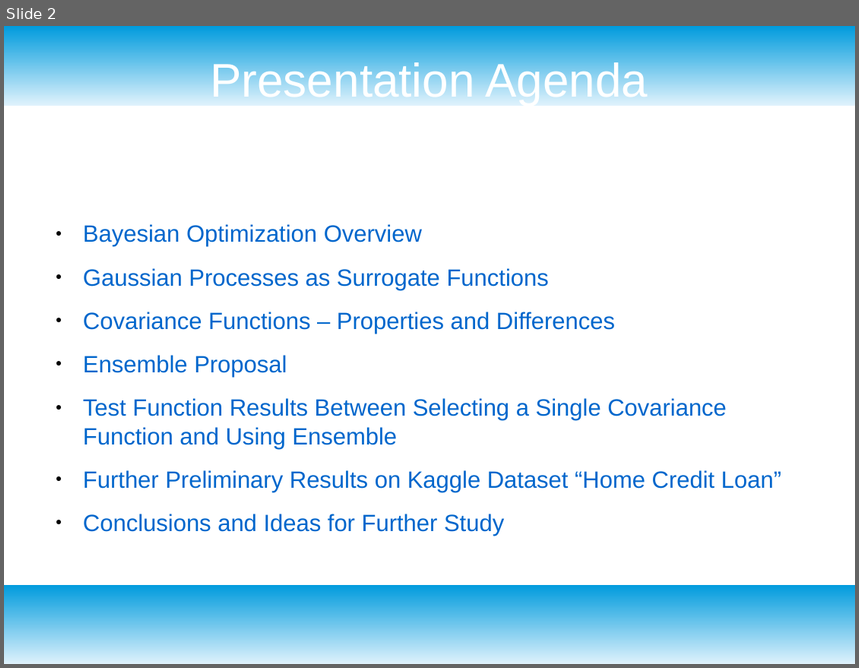
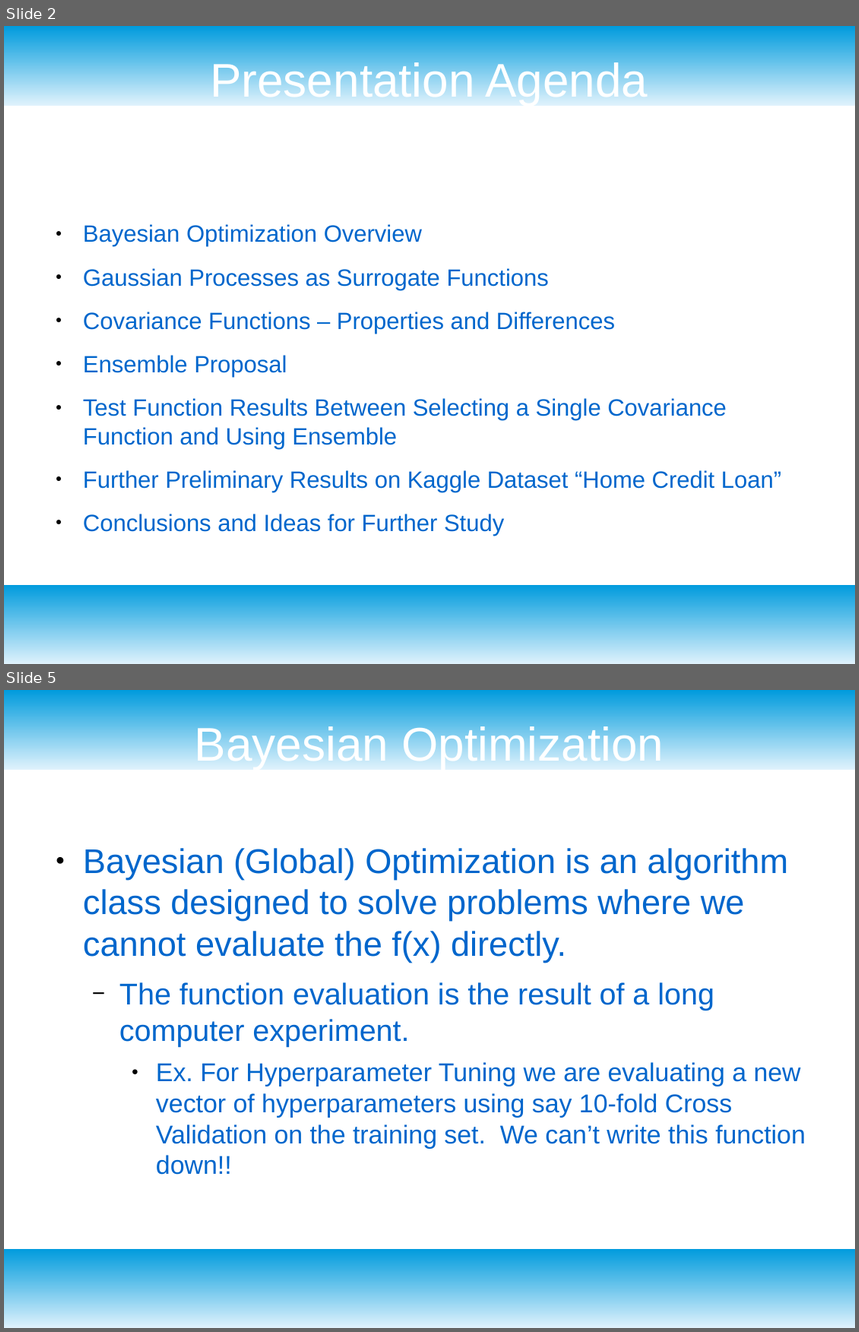
Before and after one commit to dataronio/ThinkfulCapstone, a slide deck: CapstoneDeck.odp. Shown one above the other, each under a label of ours: slide 2 before the commit, slides 2 and 5 after it; the slides between them are not shown. The pictures are 859x668 and 859x1332 pixels, drawn with LibreOffice and Linux fonts; fonts in the diff are those of the drawing. Boxes give left, top, right and bottom in pixels: in the first picture for what was removed or moved away, otherwise in the second. Text is boxed around its words. In the diff, an @@ line names an element or a change of style, - is before the commit and + after.

```diff
--- a/CapstoneDeck.odp
+++ b/CapstoneDeck.odp
@@ slide 5 added at [4,690,855,1328], background #FFFFFF; not listed: 2 template elements that a slide beside it also shows @@
@@ title added at [195,723,664,770], 44 pt, text #FFFFFF @@
+Bayesian Optimization
@@ text added at [83,848,806,1175], 24 pt, text #0066CC @@
+● Bayesian (Global) Optimization is an algorithm class designed to solve problems where we cannot evaluate the f(x) directly.
+  − The function evaluation is the result of a long computer experiment.
+    ● Ex. For Hyperparameter Tuning we are evaluating a new vector of hyperparameters using say 10-fold Cross Validation on the training set. We can’t write this function down!!
```
Also in this commit, not shown: 1 slide changed, 13 other slides added.
